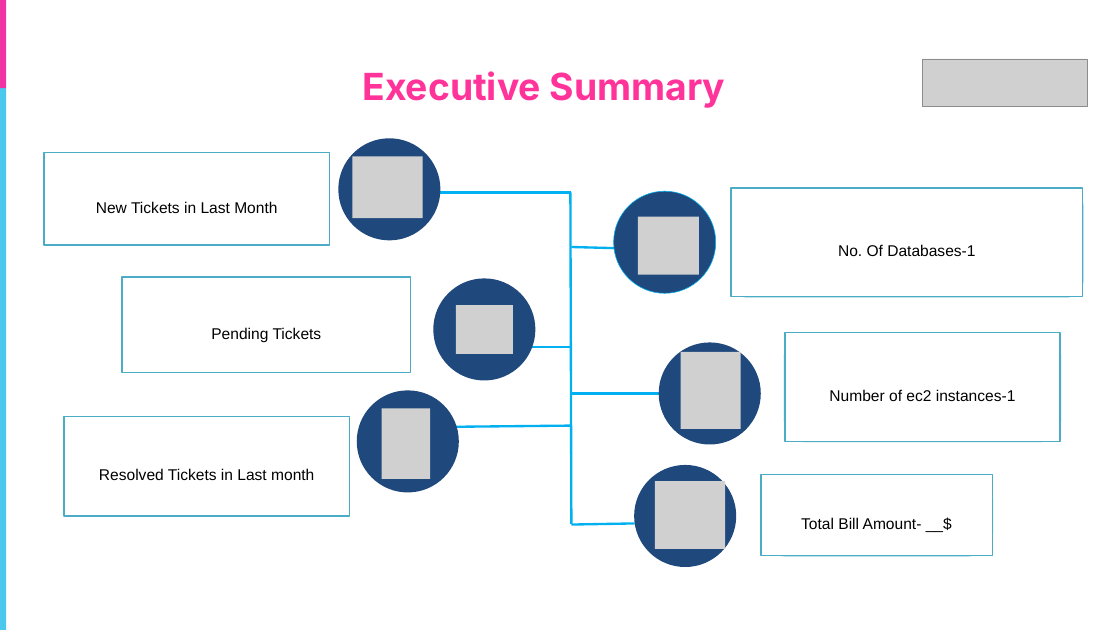
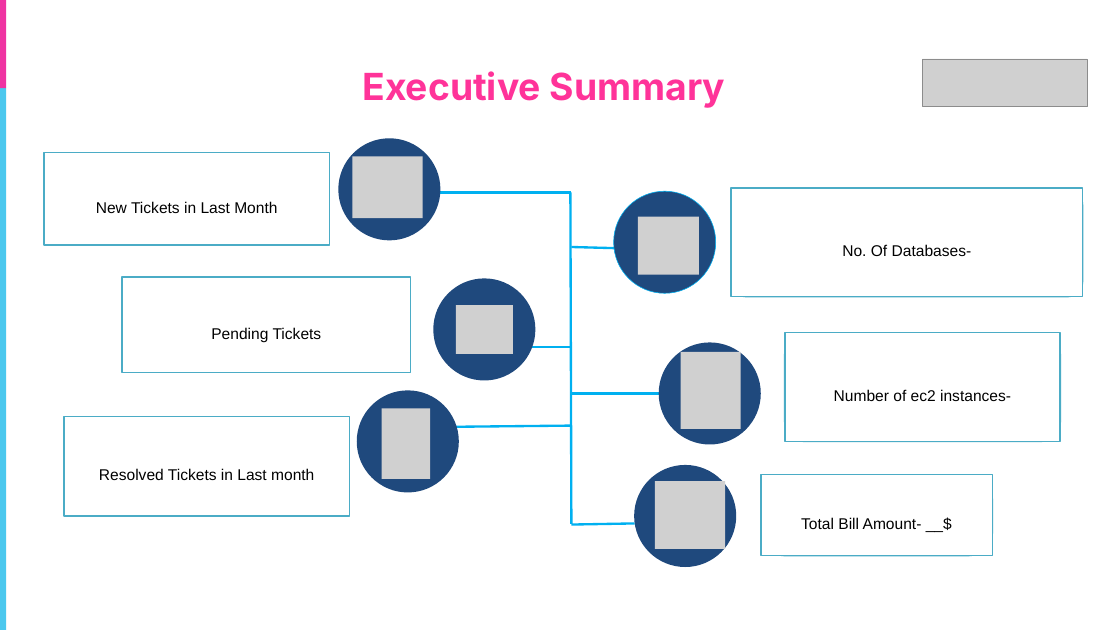
Before and after one commit to grootisgroot29/aws_report_generator, a slide deck: slide 2 of Report1.pptx. Drawn at 1120x630 pixels with LibreOffice and Linux fonts; fonts in the diff are those of the drawing; grey boxes stand for pictures. Boxes give left, top, right and bottom in pixels: in the first picture for what was removed or moved away, otherwise in the second. Text is boxed around its words. In the diff, an @@ line names an element or a change of style, - is before the commit and + after.

```diff
--- a/Report1.pptx
+++ b/Report1.pptx
@@ text in rectangle at bbox=[842, 244, 972, 256]: text changed @@
-No. Of Databases-1
+No. Of Databases-
@@ text in rectangle at bbox=[834, 389, 1011, 401]: text changed @@
-Number of ec2 instances-1
+Number of ec2 instances-
```
Also in this commit, not shown: 2 other slides changed.
